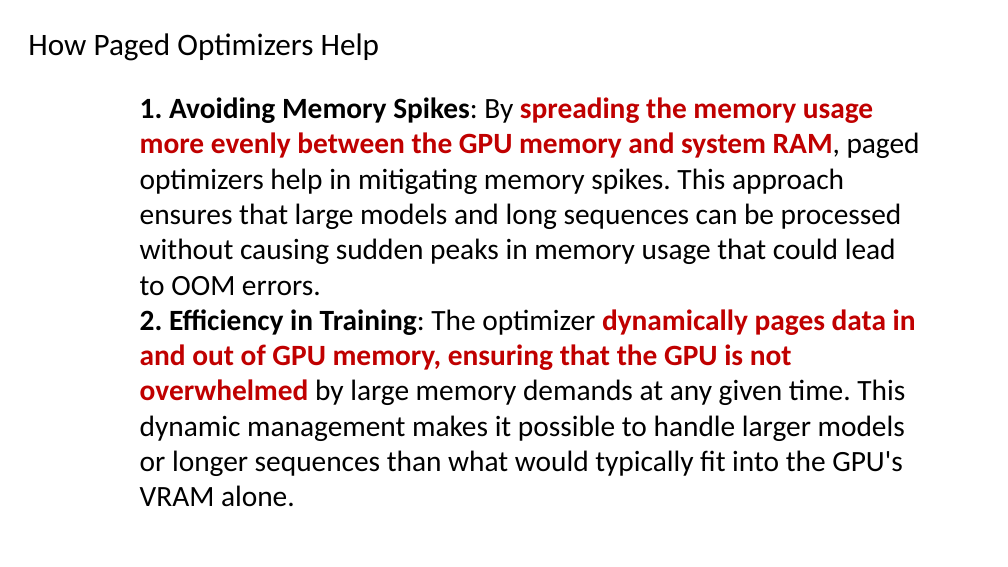
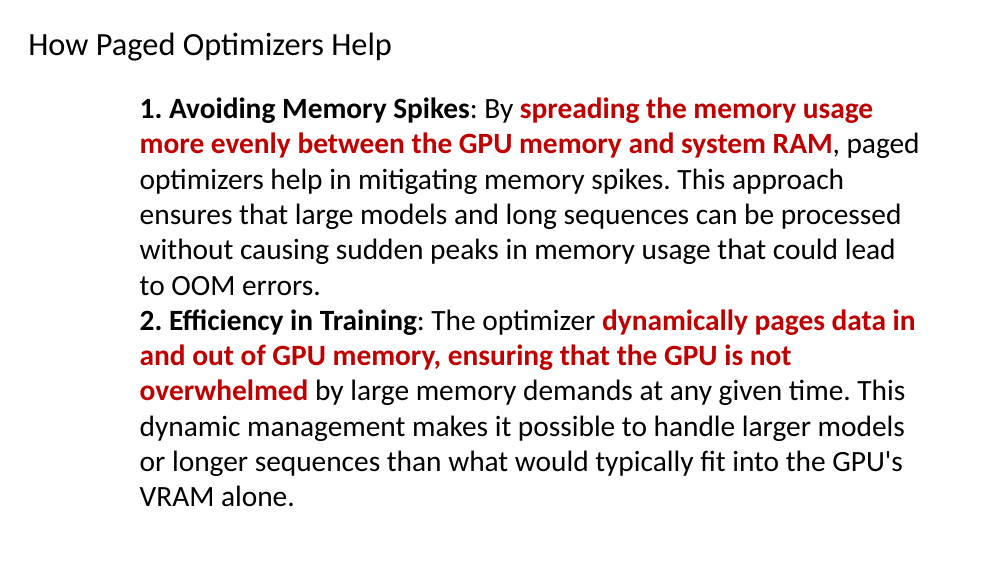
Before and after one commit to anuvindmp/S06, a slide deck: slide 66 of NLP/NOTES/new/LORA.pptx. Drawn at 1008x567 pixels with LibreOffice and Linux fonts; fonts in the diff are those of the drawing; background and template pictures are left out. Boxes give left, top, right and bottom in pixels: in the first picture for what was removed or moved away, otherwise in the second. Text is boxed around its words. In the diff, an @@ line names an element or a change of style, - is before the commit and + after.

```diff
--- a/NLP/NOTES/new/LORA.pptx
+++ b/NLP/NOTES/new/LORA.pptx
@@ text "How Paged Optimizers Help" at (28,32,392,61): size 29.7 to 30.8 pt @@
```
Also in this commit, not shown: 55 other slides changed, 3 other files.
